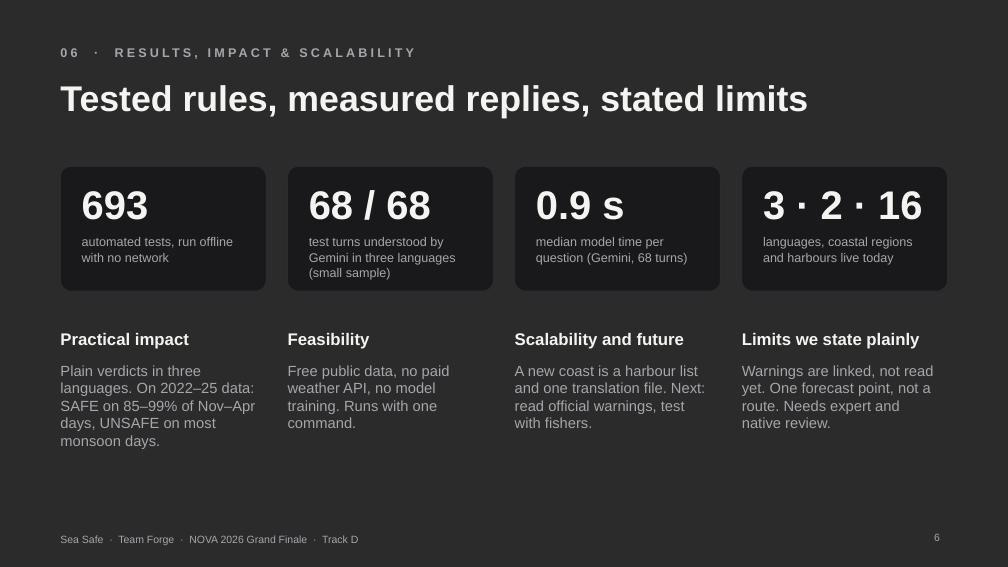
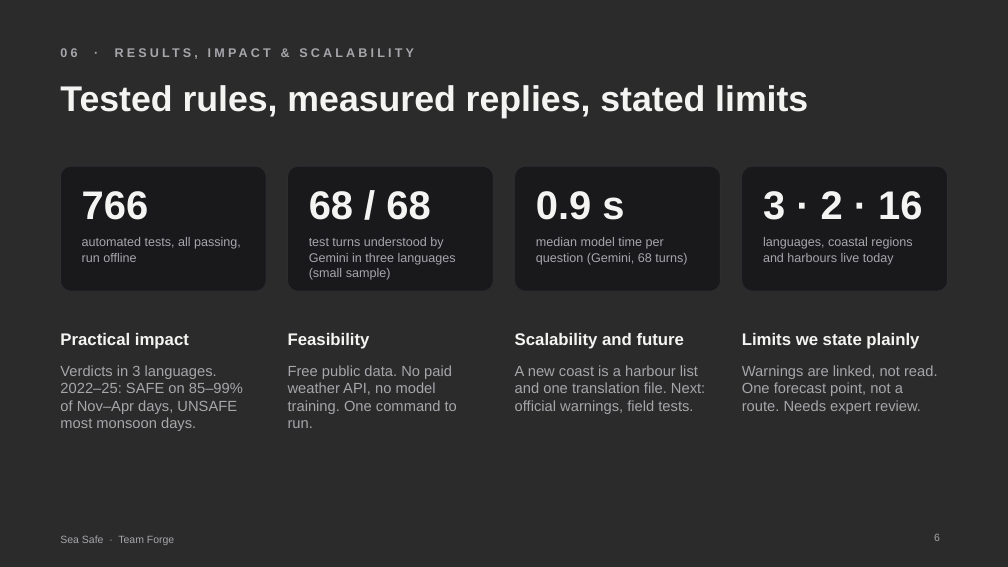
Before and after one commit to vishl4534-arch/sea-safe, a slide deck: slide 6 of Claude outputs/Sea_Safe_NOVA_2026.pptx. Drawn at 1008x567 pixels with LibreOffice and Linux fonts; fonts in the diff are those of the drawing; background and template pictures are left out; a plain dark background stands for a picture behind light text. Boxes give left, top, right and bottom in pixels: in the first picture for what was removed or moved away, otherwise in the second. Text is boxed around its words. In the diff, an @@ line names an element or a change of style, - is before the commit and + after.

```diff
--- a/Claude outputs/Sea_Safe_NOVA_2026.pptx
+++ b/Claude outputs/Sea_Safe_NOVA_2026.pptx
@@ text at (82,191,149,220): text changed @@
-693
+766
@@ text at (82,237,241,262): text changed @@
-automated tests, run offline with no network
+automated tests, all passing, run offline
@@ text at (60,365,243,431): text changed @@
-Plain verdicts in three languages. On 2022–25 data: SAFE on 85–99% of Nov–Apr days, UNSAFE on most monsoon days.
+Verdicts in 3 languages. 2022–25: SAFE on 85–99% of Nov–Apr days, UNSAFE most monsoon days.
@@ text at (288,365,457,428): text changed @@
-Free public data, no paid weather API, no model training. Runs with one command.
+Free public data. No paid weather API, no model training. One command to run.
@@ text at (515,365,705,414): text changed @@
-A new coast is a harbour list and one translation file. Next: read official warnings, test with fishers.
+A new coast is a harbour list and one translation file. Next: official warnings, field tests.
@@ text at (742,365,938,414): text changed @@
-Warnings are linked, not read yet. One forecast point, not a route. Needs expert and native review.
+Warnings are linked, not read. One forecast point, not a route. Needs expert review.
@@ text at (60,535,174,545): text changed @@
-Sea Safe · Team Forge · NOVA 2026 Grand Finale · Track D
+Sea Safe · Team Forge
```
Also in this commit, not shown: 5 other slides changed, 1 slide added, 1 slide removed.
